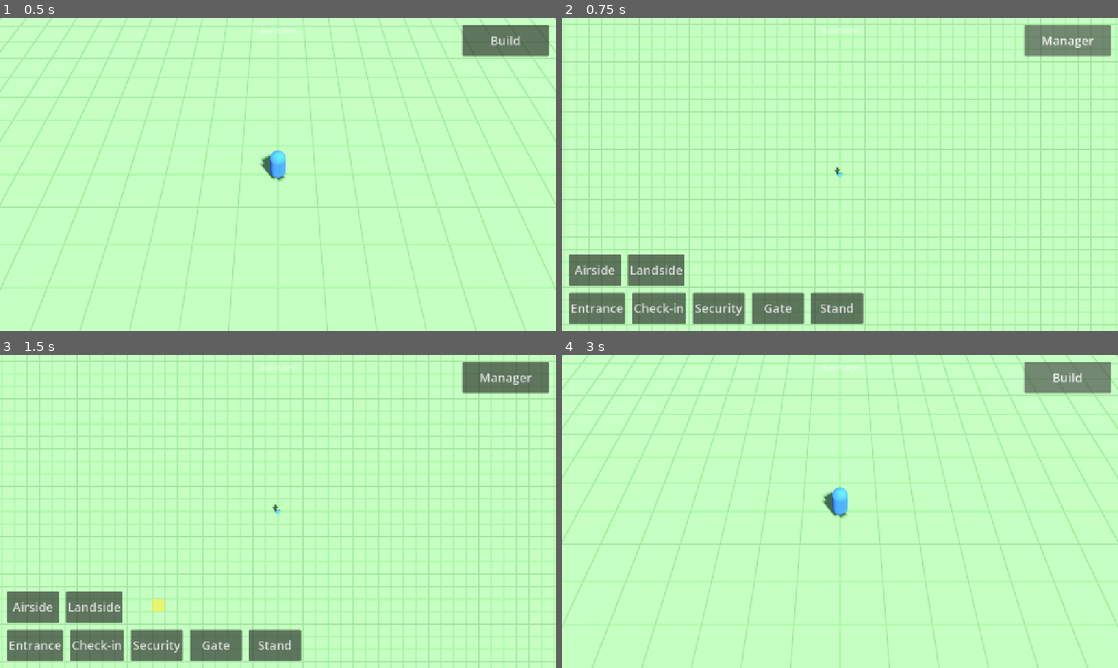
Above: before the commit, frames 1-4 (two rows, left to right).
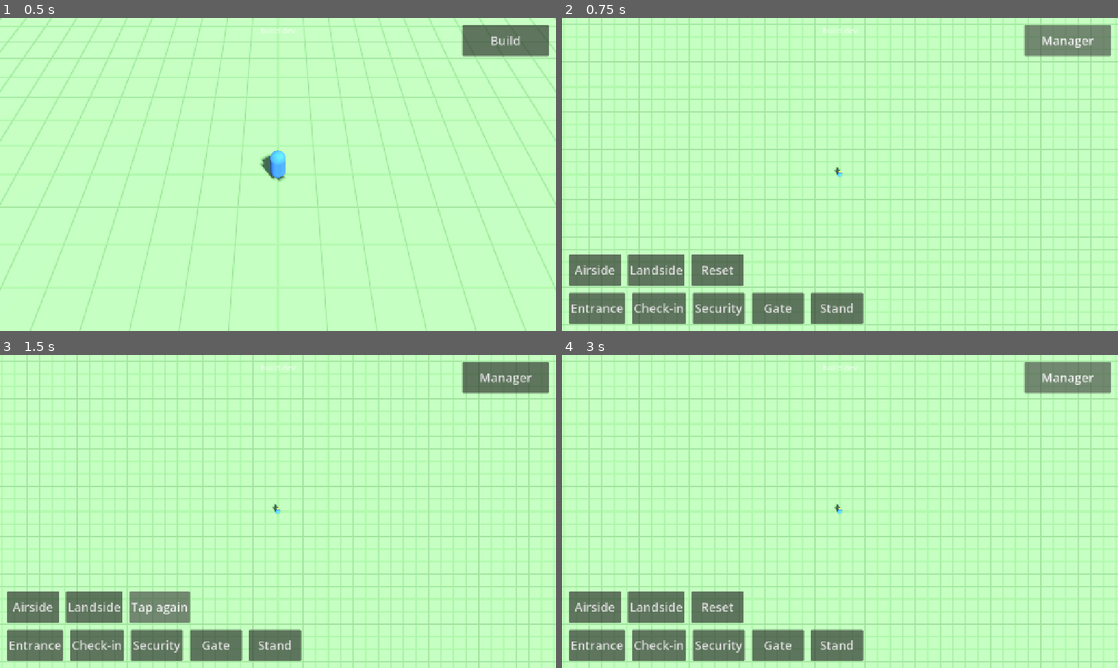
Above: after the commit, the same moments.

Repository: jakobmaier16-pixel/airport-idle
Game: Godot game, scene res://scenes/main/main.tscn
Same seed, same stepped clock (60 frames per second), same inputs: the game is played once before the commit and once after it.
Inputs (mouse positions are in pixels of both pictures, inside the frame that each line leads up to):
- Up to frame 1 (0.5 s): no input
- Up to frame 2 (0.75 s): click "Build" at 0.5 s
- Up to frame 3 (1.5 s): click (155, 608) at 1.25 s, where only the run after the commit has a clickable "Reset"
- Up to frame 4 (3 s): click (723, 608) at 2 s, where only the run after the commit has a clickable "Tap again"; click "Manager" (after the commit: "Build") at 2.75 s

Frame 1 is identical in both runs. In frame 2, 0.9% of the frame differs, in the area x 23-33%, y 75-86%; in frame 3, 1.1%; in frame 4, 22%, in the area x 0-100%, y 0-100%.

Commit message:
Autosave the airport; test-build reset button
- SaveGame autoload: loads at startup, saves 1 s after changes and
  immediately when the app goes to the background; atomic write
- Airport.save_state / load_state; loaded buildings go through the
  normal placement rules, so outdated saves can't break the map
- Two-tap Reset button in the build menu (debug builds only)
- --no-save flag keeps automated tests away from the real save

Co-Authored-By: Claude Opus 5.5 <noreply@anthropic.com>

Diff:
--- a/project.godot
+++ b/project.godot
@@ -18,6 +18,7 @@
 [autoload]
 
 Airport="*res://scripts/autoload/airport.gd"
+SaveGame="*res://scripts/autoload/save_game.gd"
 TouchGestures="*res://scripts/autoload/touch_gestures.gd"
 
 [display]
--- a/scenes/main/main.gd
+++ b/scenes/main/main.gd
@@ -23,7 +23,14 @@
 	_hud.cancel_pressed.connect(_build_mode.cancel_tool)
 	_hud.done_pressed.connect(_build_mode.cancel_tool)
 	_build_mode.tool_changed.connect(_hud.set_tool_state)
+	_hud.reset_confirmed.connect(_on_reset_confirmed)
 	_set_view(View.MANAGER)
+
+
+# Clears the map and reloads the scene, so every visual is rebuilt from the (now empty) simulation.
+func _on_reset_confirmed() -> void:
+	SaveGame.reset_game()
+	get_tree().reload_current_scene()
 
 
 func _on_view_toggle_pressed() -> void:
--- a/scenes/ui/hud.gd
+++ b/scenes/ui/hud.gd
@@ -10,11 +10,15 @@
 signal place_pressed
 signal cancel_pressed
 signal done_pressed
+## The player confirmed resetting the map (test builds only).
+signal reset_confirmed
 
 ## Smallest size for touch buttons, in UI pixels (Apple recommends at least 44 pt).
 const BUTTON_MIN_SIZE: Vector2 = Vector2(120, 72)
 ## Written by tools/export_ios.sh; missing when running from the editor.
 const BUILD_INFO_PATH: String = "res://build_info.gd"
+## How long the Reset button waits for the confirming second tap.
+const RESET_CONFIRM_TIME: float = 3.0
 
 var _build_view_open: bool = false
 var _tool: BuildMode.Tool = BuildMode.Tool.NONE
@@ -30,6 +34,7 @@
 @onready var _place_button: Button = $SafeArea/ToolPanel/ToolBar/PlaceButton
 @onready var _done_button: Button = $SafeArea/ToolPanel/ToolBar/DoneButton
 @onready var _build_label: Label = $SafeArea/BuildLabel
+@onready var _reset_button: Button = $SafeArea/BuildMenu/ZoneButtons/ResetButton
 
 
 func _ready() -> void:
@@ -42,6 +47,9 @@
 	_cancel_button.pressed.connect(cancel_pressed.emit)
 	_place_button.pressed.connect(place_pressed.emit)
 	_done_button.pressed.connect(done_pressed.emit)
+	# Resetting is a testing aid, so it only exists in debug builds (including device test builds).
+	_reset_button.visible = OS.is_debug_build()
+	_reset_button.pressed.connect(_on_reset_pressed)
 	_update_visibility()
 	_show_build_info()
 
@@ -86,6 +94,20 @@
 	_done_button.visible = painting
 
 
+# First tap arms the button, a second tap within a few seconds resets. No dialog needed.
+func _on_reset_pressed() -> void:
+	if _reset_button.text == "Reset":
+		_reset_button.text = "Tap again"
+		# A signal connection (unlike await) is dropped automatically if the HUD is freed meanwhile.
+		get_tree().create_timer(RESET_CONFIRM_TIME).timeout.connect(_disarm_reset)
+	else:
+		reset_confirmed.emit()
+
+
+func _disarm_reset() -> void:
+	_reset_button.text = "Reset"
+
+
 # Shows which export is running, so a stale build on the device is easy to spot.
 func _show_build_info() -> void:
 	var text := "dev"
--- a/scenes/ui/hud.tscn
+++ b/scenes/ui/hud.tscn
@@ -68,6 +68,12 @@
 focus_mode = 0
 text = "Landside"
 
+[node name="ResetButton" type="Button" parent="SafeArea/BuildMenu/ZoneButtons"]
+custom_minimum_size = Vector2(120, 72)
+layout_mode = 2
+focus_mode = 0
+text = "Reset"
+
 [node name="BuildingButtons" type="HBoxContainer" parent="SafeArea/BuildMenu"]
 layout_mode = 2
 mouse_filter = 2
--- a/scripts/autoload/airport.gd
+++ b/scripts/autoload/airport.gd
@@ -74,6 +74,49 @@
 	return blocked
 
 
+## Removes everything: buildings and zones. Visuals must be rebuilt afterwards (reload the scene).
+func reset() -> void:
+	grid = AirportGrid.new(MAP_SIZE_CELLS, CELL_SIZE)
+	buildings.clear()
+	_zone_locks.clear()
+
+
+## The whole airport as plain data, for the save game.
+func save_state() -> Dictionary:
+	var saved_buildings: Array[Dictionary] = []
+	for building in buildings:
+		saved_buildings.append({
+			"type": String(building.type.id),
+			"cell": [building.origin_cell.x, building.origin_cell.y],
+			"rotation": building.rotation_steps,
+		})
+	return {
+		"map_size": [grid.size.x, grid.size.y],
+		"zones": Marshalls.raw_to_base64(grid.get_zone_data()),
+		"buildings": saved_buildings,
+	}
+
+
+## Restores an airport from save_state() data. Buildings go through the normal placement rules,
+## so a save from an older version (e.g. different sizes) can't create an invalid airport;
+## buildings that no longer fit are skipped. Returns how many were skipped.
+func load_state(data: Dictionary) -> int:
+	reset()
+	# JSON stores every number as a float, hence the explicit conversion.
+	var saved_size: Array = data.get("map_size", [])
+	if saved_size.size() == 2 and Vector2i(int(saved_size[0]), int(saved_size[1])) == grid.size:
+		grid.set_zone_data(Marshalls.base64_to_raw(data.get("zones", "")))
+	var skipped := 0
+	for entry: Dictionary in data.get("buildings", []):
+		var type := CATALOG.find(StringName(entry.get("type", "")))
+		var cell: Array = entry.get("cell", [0, 0])
+		var origin := Vector2i(int(cell[0]), int(cell[1]))
+		if type == null or place_building(type, origin, int(entry.get("rotation", 0))) == null:
+			skipped += 1
+	zones_changed.emit()
+	return skipped
+
+
 func _zone_hint(type: BuildingType) -> String:
 	match type.zone_rule:
 		BuildingType.ZoneRule.AIRSIDE:
--- /dev/null
+++ b/scripts/autoload/save_game.gd
@@ -0,0 +1,87 @@
+extends Node
+## Saves and loads the airport automatically (design doc §5), registered as the autoload "SaveGame".
+## Loads at startup; saves shortly after every change and right away when the app goes to the
+## background or closes. There is no manual save.
+
+## Bump when the save format changes in a way older code can't read.
+const FORMAT_VERSION: int = 1
+const SAVE_PATH: String = "user://savegame.json"
+## Wait this long after a change before saving, so a burst of changes is saved once.
+const SAVE_DELAY: float = 1.0
+## Command-line flag (after "--") that turns saving and loading off, for automated tests:
+## Godot --headless --path . res://test.tscn -- --no-save
+const NO_SAVE_FLAG: String = "--no-save"
+
+var enabled: bool = true
+
+var _dirty: bool = false
+var _time_until_save: float = 0.0
+var _loading: bool = false
+
+
+func _ready() -> void:
+	enabled = not OS.get_cmdline_user_args().has(NO_SAVE_FLAG)
+	load_game()
+	Airport.building_placed.connect(_on_airport_changed.unbind(1))
+	Airport.zones_changed.connect(_on_airport_changed)
+
+
+func _process(delta: float) -> void:
+	if _dirty:
+		_time_until_save -= delta
+		if _time_until_save <= 0.0:
+			save_now()
+
+
+func _notification(what: int) -> void:
+	# iOS can close a backgrounded app at any time without warning, so save when we get the chance.
+	match what:
+		NOTIFICATION_APPLICATION_PAUSED, NOTIFICATION_APPLICATION_FOCUS_OUT, NOTIFICATION_WM_CLOSE_REQUEST:
+			if _dirty:
+				save_now()
+
+
+func save_now() -> void:
+	_dirty = false
+	if not enabled:
+		return
+	var data := Airport.save_state()
+	data["version"] = FORMAT_VERSION
+	# Write to a temporary file first, then swap it in, so a crash mid-save can't corrupt the save.
+	var temp_path := SAVE_PATH + ".tmp"
+	var file := FileAccess.open(temp_path, FileAccess.WRITE)
+	if file == null:
+		push_error("Could not write save game: %s" % error_string(FileAccess.get_open_error()))
+		return
+	file.store_string(JSON.stringify(data))
+	file.close()
+	DirAccess.rename_absolute(ProjectSettings.globalize_path(temp_path), ProjectSettings.globalize_path(SAVE_PATH))
+
+
+func load_game() -> void:
+	if not enabled or not FileAccess.file_exists(SAVE_PATH):
+		return
+	var data: Variant = JSON.parse_string(FileAccess.get_file_as_string(SAVE_PATH))
+	if not data is Dictionary or int(data.get("version", 0)) != FORMAT_VERSION:
+		push_warning("Save game is unreadable or from an incompatible version; starting fresh.")
+		return
+	_loading = true
+	var skipped := Airport.load_state(data)
+	_loading = false
+	if skipped > 0:
+		push_warning("%d saved buildings no longer fit and were skipped." % skipped)
+
+
+## Deletes the save and clears the airport. The caller reloads the scene to rebuild the visuals.
+func reset_game() -> void:
+	Airport.reset()
+	_dirty = false
+	if enabled:
+		DirAccess.remove_absolute(ProjectSettings.globalize_path(SAVE_PATH))
+
+
+func _on_airport_changed() -> void:
+	if _loading:
+		return
+	_dirty = true
+	_time_until_save = SAVE_DELAY
Not shown, added: scripts/autoload/save_game.gd.uid
Not shown, changed: CLAUDE.md
